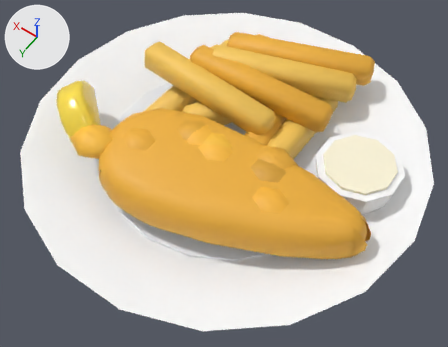
Before and after pictures for a commit that changed the glTF model assets/models/dish_fishchips.glb.
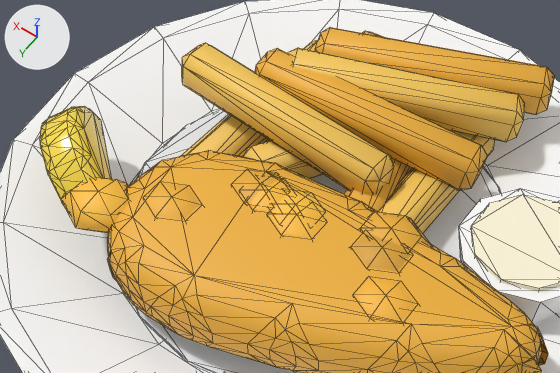
Each version appears first whole from a 50 mm lens placed at (-0.325, 0.46, 0.708), pointed at (-0.019, 0.032, 0.035), and next in a close-up on the part from 7% to 84% of the width and 4% to 71% of the height. Every picture has the same lights, and +X, +Y and +Z are marked at upper left. The first two pictures are the older version. The close-ups show mesh edges as thin lines. Vertices at exactly the same position are counted once.

The first close-up shows 'dish_fishchips'.
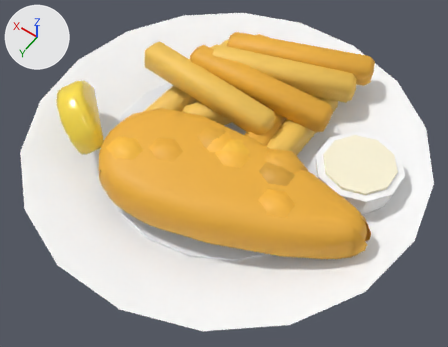
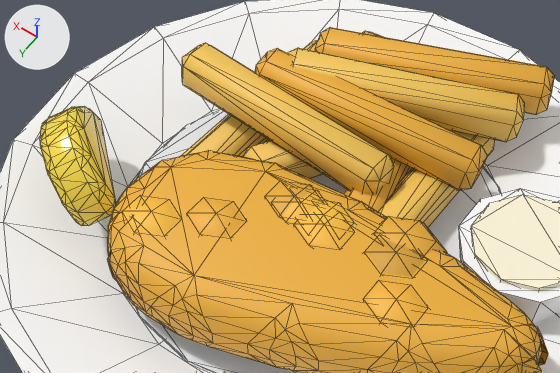
What changed in the scene script:
```text
Change me_dish_fishchips:
    where me_dish_fishchips.from_pydata(...)  # 1016 vertices, 1936 faces; spans x -0.28..0.28, y -0.276..0.276, z 0.0..0.129
    used by ob_dish_fishchips; location = (0.0, 0.0, 0.0)
    me_dish_fishchips part 1: the loose piece of 20 vertices spanning x -0.15..-0.089, y 0.05..0.109, z 0.08..0.113 is moved by (-0.008, -0.001, 0.0)
    me_dish_fishchips part 2: the loose piece of 20 vertices spanning x -0.052..0.009, y 0.025..0.084, z 0.08..0.113 is moved by (-0.023, -0.004, 0.0)
    me_dish_fishchips part 3: the loose piece of 20 vertices spanning x 0.038..0.099, y 0.067..0.126, z 0.08..0.113 is moved by (-0.039, -0.007, 0.0)
    me_dish_fishchips part 4: the loose piece of 20 vertices spanning x -0.119..-0.058, y -0.006..0.053, z 0.08..0.113 is moved by (-0.011, -0.002, 0.0)
    me_dish_fishchips part 5: the loose piece of 20 vertices spanning x -0.019..0.042, y 0.018..0.076, z 0.08..0.113 is moved by (-0.028, -0.005, 0.0)
    me_dish_fishchips part 6: the loose piece of 20 vertices spanning x -0.124..-0.063, y 0.014..0.073, z 0.08..0.113 is moved by (-0.011, -0.002, 0.0)
    me_dish_fishchips part 7: the loose piece of 20 vertices spanning x 0.09..0.151, y 0.097..0.156, z 0.08..0.113 is moved by (-0.048, -0.008, 0.0)
    me_dish_fishchips part 8: the loose piece of 20 vertices spanning x -0.01..0.051, y 0.016..0.075, z 0.08..0.113 is moved by (-0.03, -0.005, 0.0)
    me_dish_fishchips part 9: the loose piece of 20 vertices spanning x -0.045..0.016, y 0.017..0.076, z 0.08..0.113 is moved by (-0.024, -0.004, 0.0)
```

What differs and where, as boxes [x1, y1, x2, y2] in the close-ups (560 x 373 px; the box of a moved part takes in the faces that stretch with it):
part 1 of me_dish_fishchips, moved or reshaped: before [356, 278, 416, 321]; after [365, 282, 426, 328]
part 2 of me_dish_fishchips, moved or reshaped: before [269, 210, 325, 238]; after [296, 220, 353, 248]
part 3 of me_dish_fishchips, moved or reshaped: before [146, 182, 200, 220]; after [189, 198, 244, 237]
part 4 of me_dish_fishchips, moved or reshaped: before [363, 211, 432, 250]; after [376, 216, 447, 256]
part 5 of me_dish_fishchips, moved or reshaped: before [250, 178, 291, 211]; after [283, 190, 323, 222]
part 6 of me_dish_fishchips, moved or reshaped: before [353, 233, 411, 271]; after [367, 237, 425, 277]
part 7 of me_dish_fishchips, moved or reshaped: before [61, 177, 130, 233]; after [119, 195, 180, 235]
part 8 of me_dish_fishchips, moved or reshaped: before [233, 170, 280, 203]; after [267, 182, 314, 215]
part 9 of me_dish_fishchips, moved or reshaped: before [273, 191, 324, 215]; after [304, 201, 352, 226]
